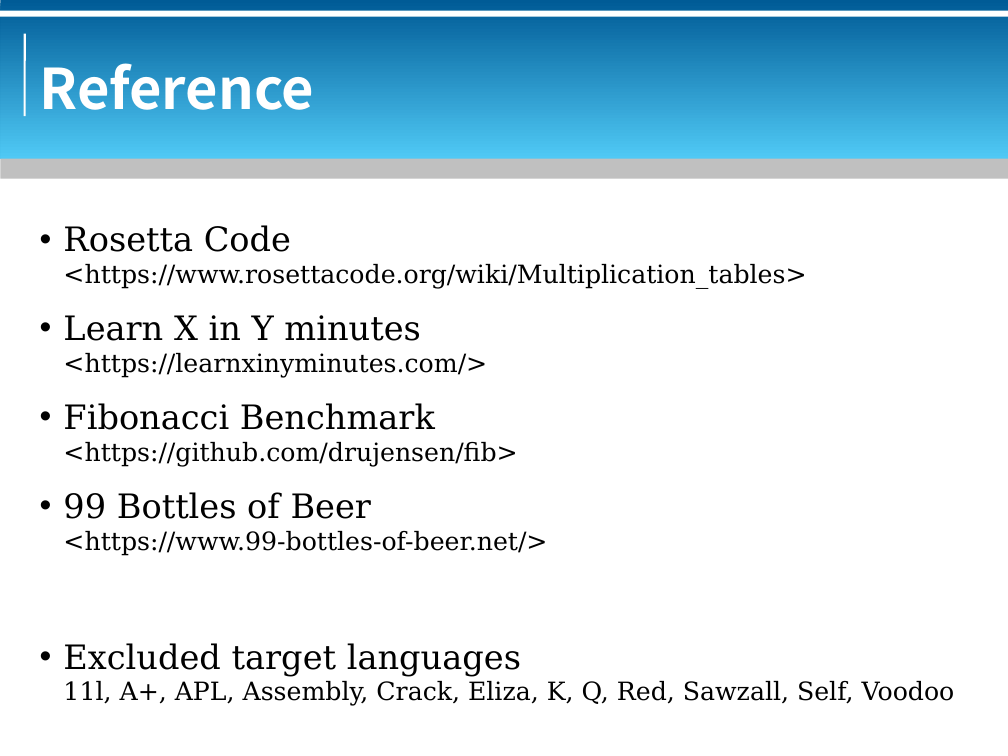
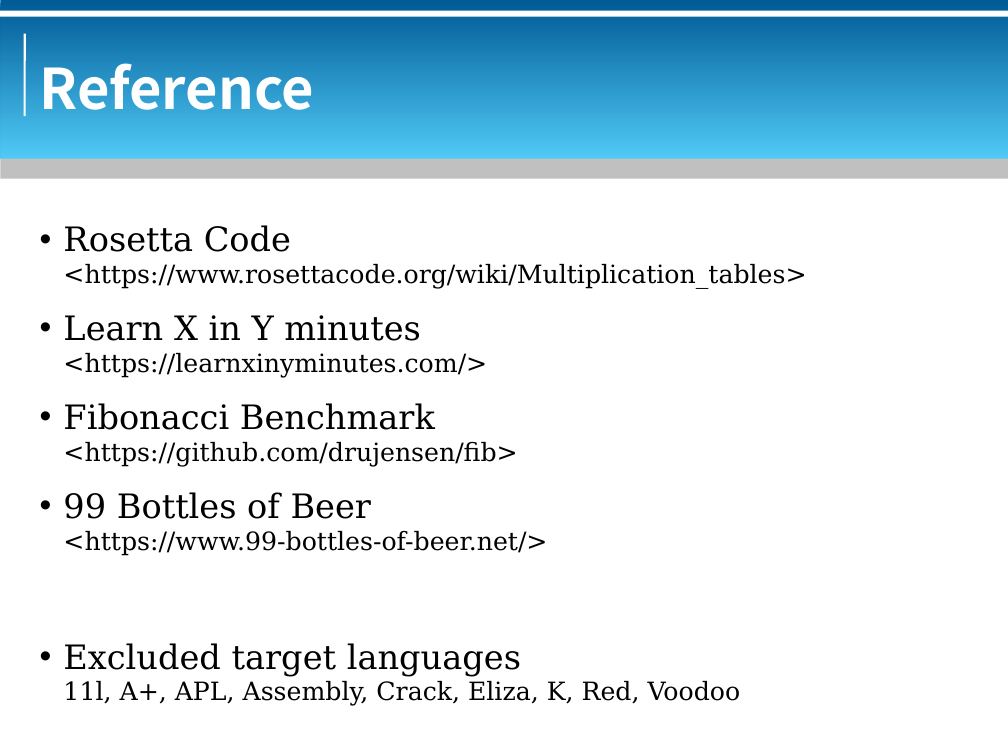
Before and after one commit to bluebat/.presentations, a slide deck: slide 103 of multiplication-table.odp (slide 101 before the commit). Drawn at 1008x756 pixels with LibreOffice and Linux fonts; fonts in the diff are those of the drawing; background and template pictures are left out. Boxes give left, top, right and bottom in pixels: in the first picture for what was removed or moved away, otherwise in the second. Text is boxed around its words. In the diff, an @@ line names an element or a change of style, - is before the commit and + after.

```diff
--- a/multiplication-table.odp
+++ b/multiplication-table.odp
@@ text at (x1=63, y1=681, x2=741, y2=706): text changed @@
-11l, A+, APL, Assembly, Crack, Eliza, K, Q, Red, Sawzall, Self, Voodoo
+11l, A+, APL, Assembly, Crack, Eliza, K, Red, Voodoo
```
Also in this commit, not shown: 7 other slides changed, 2 slides added.
